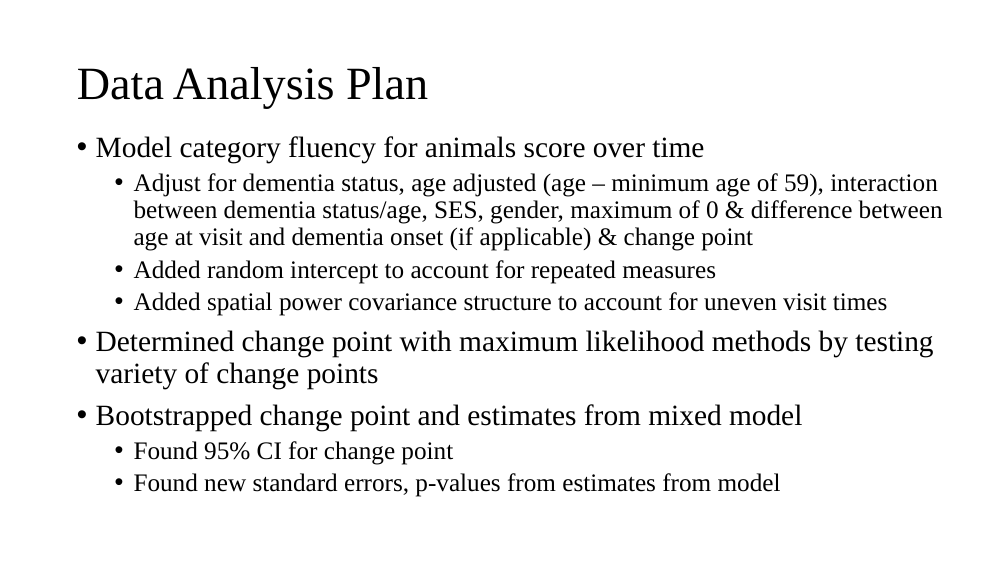
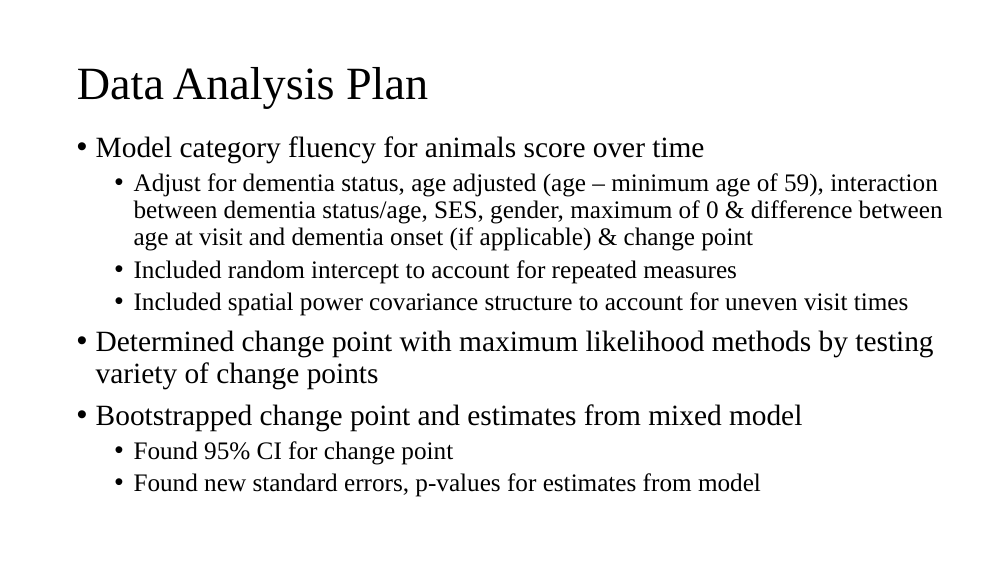
Before and after one commit to johnsra3/bios6623-johnsra3, a slide deck: slide 4 of Project3/Reports/Project 3 Final Presentation.pptx. Drawn at 1008x567 pixels with LibreOffice and Linux fonts; fonts in the diff are those of the drawing. Boxes give left, top, right and bottom in pixels: in the first picture for what was removed or moved away, otherwise in the second. Text is boxed around its words. In the diff, an @@ line names an element or a change of style, - is before the commit and + after.

```diff
--- a/Project3/Reports/Project 3 Final Presentation.pptx
+++ b/Project3/Reports/Project 3 Final Presentation.pptx
@@ text at (134,260,909,316): text changed @@
-  • Added random intercept to account for repeated measures
-  • Added spatial power covariance structure to account for uneven visit times
+  • Included random intercept to account for repeated measures
+  • Included spatial power covariance structure to account for uneven visit times
@@ text at (134,473,761,497): text changed @@
-  • Found new standard errors, p-values from estimates from model
+  • Found new standard errors, p-values for estimates from model
```
Also in this commit, not shown: 2 other slides changed, 1 other file.
